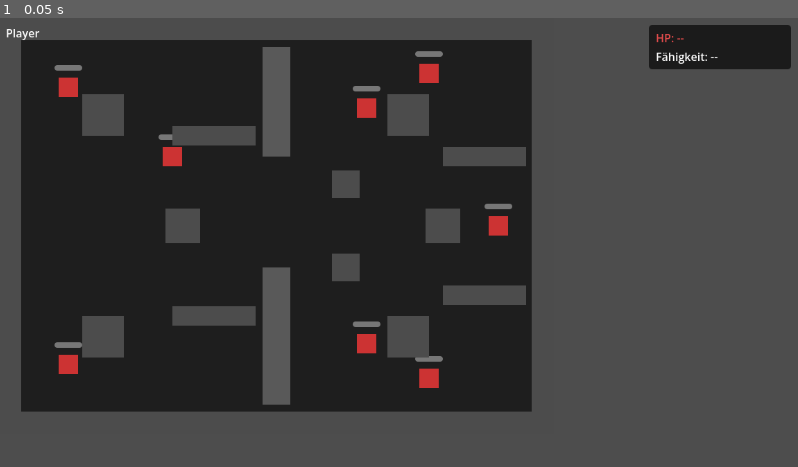
Above: before the commit, frame 1.
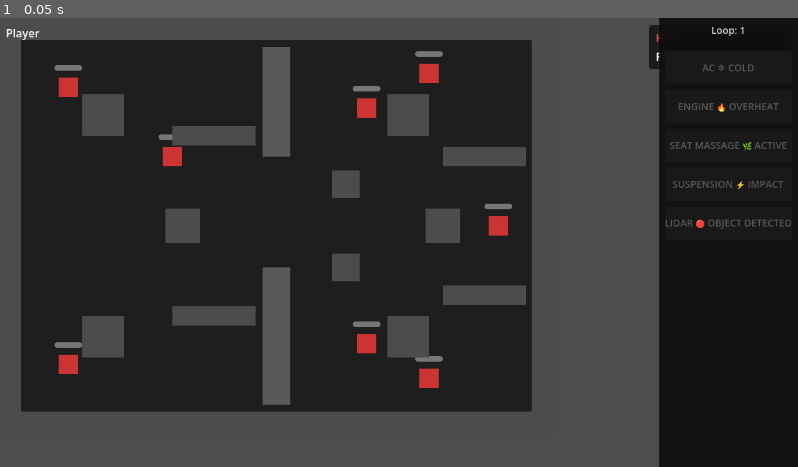
Above: after the commit, the same moment.

Repository: moklem/Roge-Like
Game: Godot game, scene res://scenes/Game.tscn
The game is run twice, just before and just after one commit, with the same random seed, the same clock (stepped at 60 frames per second) and the same inputs. This scene is started directly instead of the project's main scene.
Inputs:
- Up to frame 1 (0.05 s): no input

The runs differ from the first frame. In frame 1, 16% of the frame differs, in the area x 82-100%, y 0-100%.

Commit message:
feat(07-03): instantiate CarHUD, register EliteEnemy, add elite spawn timer + LIDAR, retire old HUD handler
- Add ELITE_ENEMY_SCENE and CAR_HUD_SCENE preload consts
- Add _elite_spawn_timer/_elite_spawn_interval accumulator vars
- In _ready(): pre-register EliteEnemy in EnemySpawner (Pitfall 5), instantiate CarHUD as separate CanvasLayer on Game root (Pitfall 3, D-01), initialize _elite_spawn_interval via randf_range(45,90)
- Remove GameEvents.hud_event connection from _setup_player_hud and _hud_event_label creation (HUD-10, RESEARCH Deprecated)
- Neutralize _on_hud_event to no-op; CarHUD.gd is sole HUD-event consumer
- Add _tick_elite_spawn(delta) called from _process is_server() branch (D-13, HUD-07)
- Add _spawn_elite_enemy(): picks random spawn point, call_deferred spawn, emit_hud.rpc('lidar')

Diff:
--- a/scenes/Game.gd
+++ b/scenes/Game.gd
@@ -14,6 +14,10 @@
 const HEAL_DRONE_SCENE := preload("res://scenes/roles/HealDrone.tscn")
 ## Phase 5 Plan 05 (D-18, ELEM-04): Ice Trail frost zone spawnable scene
 const ICE_TRAIL_SCENE := preload("res://scenes/elements/IceTrailZone.tscn")
+## Phase 7 Plan 03 (D-13, HUD-07): Elite enemy scene pre-loaded for EnemySpawner dispatch
+const ELITE_ENEMY_SCENE := preload("res://scenes/enemies/EliteEnemy.tscn")
+## Phase 7 Plan 03 (D-01, HUD-01): CarHUD global dashboard scene
+const CAR_HUD_SCENE := preload("res://scenes/ui/CarHUD.tscn")
 
 ## D-13: Revive duration 3-4 seconds (mirrors Player.REVIVE_DURATION)
 const REVIVE_DURATION: float = 3.5
@@ -36,6 +40,10 @@
 ## Phase 5 Plan 05 (D-19, ELEM-05/06): Earth element accumulators (host-only)
 var _earth_heal_accum: float = 0.0
 var _earth_shock_accum: float = 0.0
+
+## Phase 7 Plan 03 (D-13, HUD-07): Elite enemy spawn timer accumulators (host-only)
+var _elite_spawn_timer: float = 0.0
+var _elite_spawn_interval: float = 0.0  # randomized in _ready via randf_range(45, 90)
 
 func _ready() -> void:
 	# P7: custom spawn_functions forward data Dictionary to every peer automatically
@@ -52,6 +60,14 @@
 	# Phase 5 Plan 05 (D-18, ELEM-04): IceTrailSpawner for Ice Trail frost zones (P7 pre-register)
 	$IceTrailSpawner.spawn_function = _do_spawn_ice_trail
 	$IceTrailSpawner.add_spawnable_scene("res://scenes/elements/IceTrailZone.tscn")
+	# Phase 7 Plan 03 (Pitfall 5, D-13): Pre-register EliteEnemy BEFORE any elite spawns occur
+	$EnemySpawner.add_spawnable_scene("res://scenes/enemies/EliteEnemy.tscn")
+	# Phase 7 Plan 03 (D-01, HUD-01, Pitfall 3): CarHUD as separate CanvasLayer on Game root
+	# NOT inside $HUD — CarHUD is layer=3, must not conflict with existing HUD CanvasLayer
+	var _car_hud := CAR_HUD_SCENE.instantiate()
+	add_child(_car_hud)
+	# Phase 7 Plan 03 (D-13): Initialize elite spawn interval; host timer uses randf_range(45, 90)
+	_elite_spawn_interval = randf_range(45.0, 90.0)
 
 	# Bake navigation polygon at runtime so new obstacles are properly carved out
 	call_deferred("_bake_navigation")
@@ -99,26 +115,18 @@
 	vbox.add_child(_hud_hp_label)
 	_hud_ability_label = Label.new()
 	vbox.add_child(_hud_ability_label)
-	_hud_event_label = Label.new()
-	_hud_event_label.visible = false
-	_hud_event_label.add_theme_color_override("font_color", Color(1.0, 0.9, 0.2))
-	vbox.add_child(_hud_event_label)
-	GameEvents.hud_event.connect(_on_hud_event)
+	# Phase 7 Plan 03 (HUD-10, RESEARCH "Deprecated"): _hud_event_label removed — CarHUD
+	# is now the sole HUD-event consumer. The old hud_event signal connection to _on_hud_event
+	# has been removed; CarHUD.gd connects directly in its own _ready().
+	# _hud_event_label node no longer created (CarHUD renders all indicator events instead).
 	hud.add_child(panel)
 
-func _on_hud_event(event_name: String) -> void:
-	if _hud_event_label == null:
-		return
-	match event_name:
-		"engine":       _hud_event_label.text = "FEUER BURST!"
-		"ac":           _hud_event_label.text = "EIS SPUR"
-		"seat_massage": _hud_event_label.text = "ERDE PULS"
-		_:              _hud_event_label.text = event_name.to_upper()
-	_hud_event_label.modulate = Color.WHITE
-	_hud_event_label.visible = true
-	var tween := _hud_event_label.create_tween()
-	tween.tween_property(_hud_event_label, "modulate:a", 0.0, 1.2).set_delay(0.5)
-	tween.tween_callback(func(): _hud_event_label.visible = false)
+## Phase 7 Plan 03: Old text-label HUD handler — neutralized (no-op).
+## CarHUD.gd is now the sole HUD-event consumer via GameEvents.hud_event signal.
+## This method is no longer connected to GameEvents.hud_event (connection removed in _setup_player_hud).
+## _hud_event_label var remains declared but is null; the label node is no longer created.
+func _on_hud_event(_event_name: String) -> void:
+	pass  # CarHUD handles all indicator events; this handler is retired (HUD-10, D-01)
 
 func _update_player_hud() -> void:
 	if _hud_hp_label == null:
@@ -450,11 +458,13 @@
 # ENGINEER HEAL DRONE (ROLE-07, ROLE-08, ROLE-09 — Phase 5 Plan 03)
 # ==============================================================================
 
-## P8: host runs Engineer passive + Earth effects; all peers update local HUD.
+## P8: host runs Engineer passive + Earth effects + elite spawn; all peers update local HUD.
 func _process(delta: float) -> void:
 	if multiplayer.is_server():
 		_tick_engineer_passive(delta)
 		_tick_earth_effects(delta)
+		# Phase 7 Plan 03 (D-13, HUD-07): Elite enemy spawn timer tick (host-only)
+		_tick_elite_spawn(delta)
 	_update_player_hud()
 
 ## D-13 (ROLE-07): Engineer passive — every 5s, +10 HP to all OTHER players within 200px.
@@ -481,6 +491,31 @@
 				target.receive_heal(10)
 			else:
 				target.receive_heal.rpc_id(target.peer_id, 10)
+
+## Phase 7 Plan 03 (D-13, HUD-07): Host-only elite enemy spawn timer.
+## Mirrors _tick_engineer_passive pattern (Game.gd lines 462-468).
+## Accumulates delta; when interval reached, spawns one elite at a random spawn point.
+## Interval resets to a new randf_range(45, 90) value after each spawn.
+func _tick_elite_spawn(delta: float) -> void:
+	_elite_spawn_timer += delta
+	if _elite_spawn_timer < _elite_spawn_interval:
+		return
+	_elite_spawn_timer = 0.0
+	_elite_spawn_interval = randf_range(45.0, 90.0)
+	_spawn_elite_enemy()
+
+## Phase 7 Plan 03 (D-13, HUD-07): Spawn one elite enemy at a random EnemySpawnPoint.
+## Uses call_deferred to avoid "Can't change state while flushing queries" (Pitfall, Game.gd lines 196-205).
+## Fires LIDAR on all peers via emit_hud.rpc (D-10, HUD-07; host is authority so RPC is valid).
+func _spawn_elite_enemy() -> void:
+	var points := $Room1/EnemySpawnPoints.get_children()
+	if points.is_empty():
+		return
+	var pos: Vector2 = points[randi() % points.size()].global_position
+	# call_deferred — physics-safe spawn (mirrors _on_enemy_died call_deferred pattern)
+	$EnemySpawner.spawn.call_deferred({"type": "elite", "pos": pos})
+	# LIDAR fires only on elite spawn (D-10, D-13) — host-only emit, valid as authority RPC
+	GameEvents.emit_hud.rpc("lidar")
 
 ## ROLE-08: Client Engineer requests drone deploy → host validates + spawns.
 ## Max 2 active drones per engineer; blocks silently when cap is reached.
